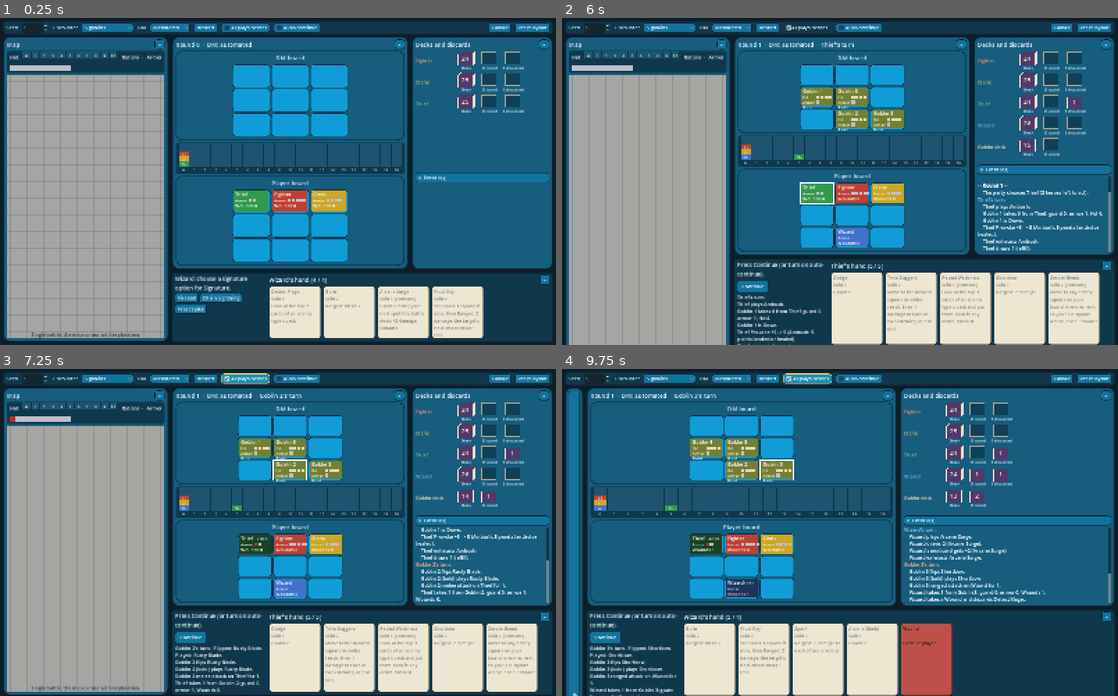
Above: before the commit, frames 1-4 (two rows, left to right).
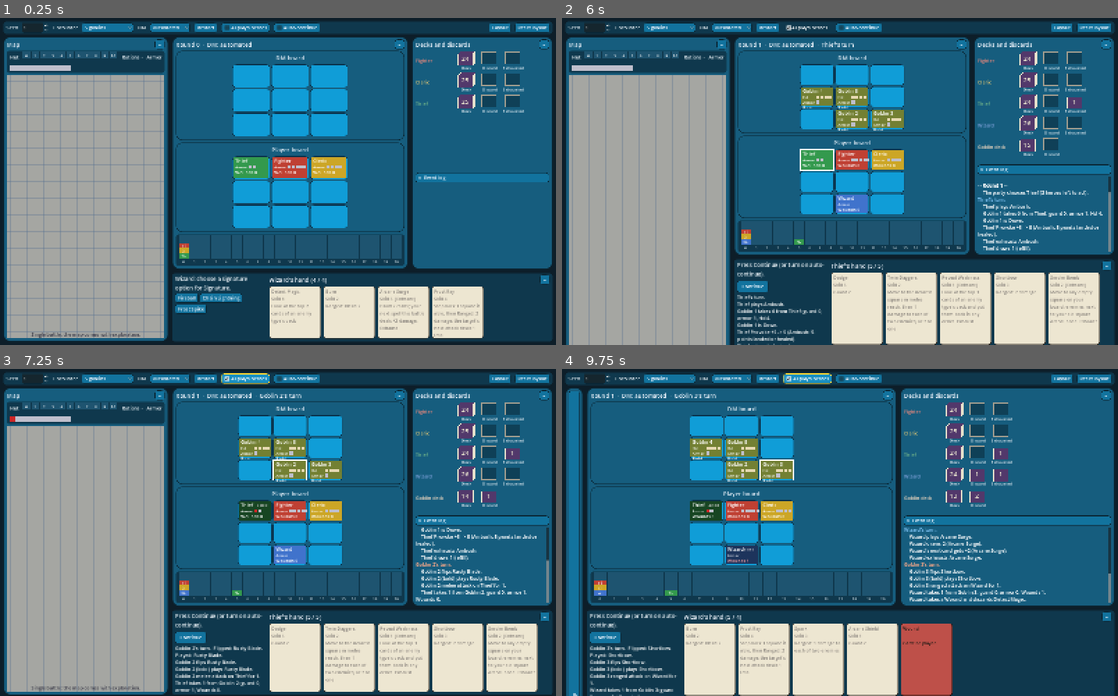
Above: after the commit, the same moments.

Repository: caldepen/light-be-damned
Game: Godot game, scene res://scenes/table.tscn
The game is run twice, just before and just after one commit, with the same random seed, the same clock (stepped at 60 frames per second) and the same inputs.
Inputs:
- Up to frame 1 (0.25 s): no input
- Up to frame 2 (6 s): click "Restart" at 0.5 s; click "Restart" at 1.25 s; click "Restart" at 2 s; click "Auto-continue" at 2.75 s; click "Auto-continue" at 3.5 s; click "5 goblins" at 4.25 s; click "automated" at 5 s; click "AI plays heroes" at 5.75 s
- Up to frame 3 (7.25 s): click "Continue" at 6.5 s
- Up to frame 4 (9.75 s): click "Continue" at 7.25 s; click "Continue" at 8 s; click "Layout" at 8.75 s; click "–" at 9.5 s

The runs differ from the first frame. In frame 1, 7.1% of the frame differs, in the area x 31-73%, y 37-76%; in frame 2, 6.9%; in frame 3, 6.8%; in frame 4, 7.6%, in the area x 5-60%, y 35-72%.

Commit message:
M4.1b: Provoke strip under the player board (tall)
Co-Authored-By: Claude Opus 5.5 <noreply@anthropic.com>

Diff:
--- a/scripts/ui/battlefield_view.gd
+++ b/scripts/ui/battlefield_view.gd
@@ -2,7 +2,7 @@
 extends VBoxContainer
 
 ## The two battle boards and the Provoke strip, always kept together with the front rows facing:
-##   tall: DM board, Provoke strip, player board, top to bottom
+##   tall: DM board, player board, Provoke strip, top to bottom
 ##   wide: player board and DM board side by side, the Provoke strip along the top or bottom edge
 ## Changing the orientation only rearranges these pieces and the squares' direction (BoardOrientation).
 
@@ -52,11 +52,12 @@
         if provoke_edge != EDGE_TOP:
             add_child(_track)
     else:
+        # The boards meet in the middle; the Provoke strip sits under the player board, as wide as it.
         (panels[order[0]] as Control).size_flags_vertical = Control.SIZE_EXPAND_FILL
         (panels[order[1]] as Control).size_flags_vertical = Control.SIZE_EXPAND_FILL
         add_child(panels[order[0]])
+        add_child(panels[order[1]])
         add_child(_track)
-        add_child(panels[order[1]])
     dm_board.set_orientation(orientation)
     hero_board.set_orientation(orientation)
 
--- a/scripts/ui/board_view.gd
+++ b/scripts/ui/board_view.gd
@@ -3,7 +3,7 @@
 
 ## One side's 3x3 battle board, built from BoardSquare and FigureToken scenes. The DM board shows
 ## grid rows 0-2 and the player board rows 3-5; BoardOrientation places them so the two front rows
-## face each other (tall: across the Provoke strip; wide: side by side). refresh() copies what to
+## face each other (tall: one above the other; wide: side by side). refresh() copies what to
 ## draw while the engine is paused. Squares, rows and figures that answer the pending request are
 ## highlighted and clickable. The board scales to fit its rect, keeping the squares' shape.
 
--- a/scripts/ui/table_screen.gd
+++ b/scripts/ui/table_screen.gd
@@ -7,7 +7,7 @@
 ##
 ##   top bar:  seed, encounter, DM, restart, AI toggles, the Layout menu and Reset layout
 ##   map:      Hut track / rations / party armor, then the map (dimmed during a battle)
-##   battle:   DM board, Provoke strip, player board, front rows facing (BattlefieldView, tall or wide)
+##   battle:   DM board, player board (front rows facing), Provoke strip (BattlefieldView, tall or wide)
 ##   side:     decks, discards and Exhausted cards; enemy decks; the event log (collapsible)
 ##   dock:     the prompt and buttons, and the active hero's hand
 ##
Not shown, changed: CLAUDE.md
